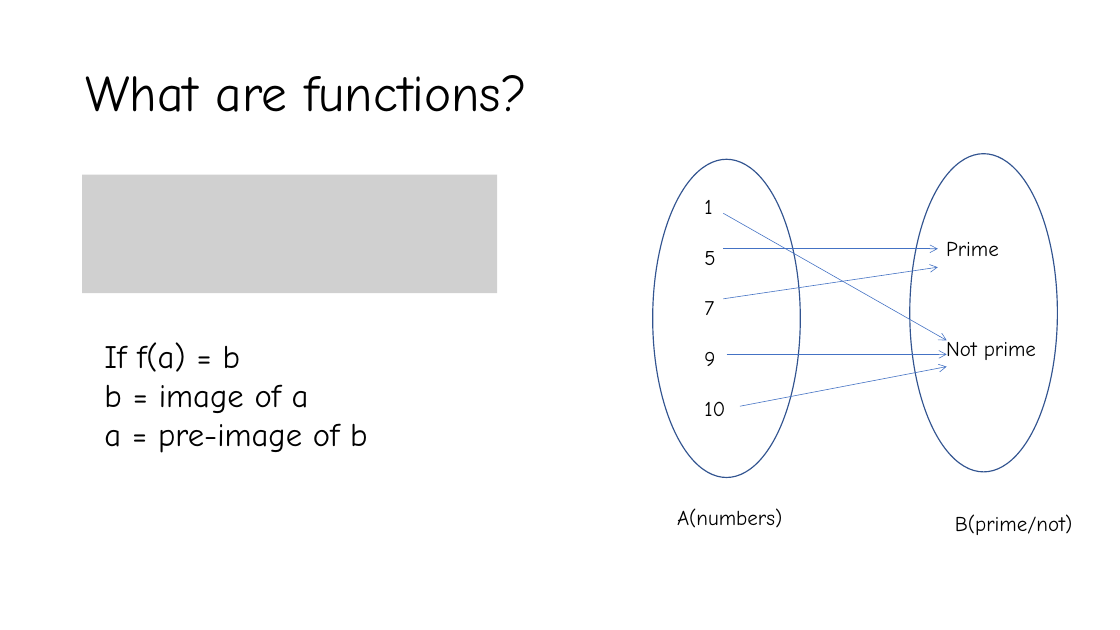
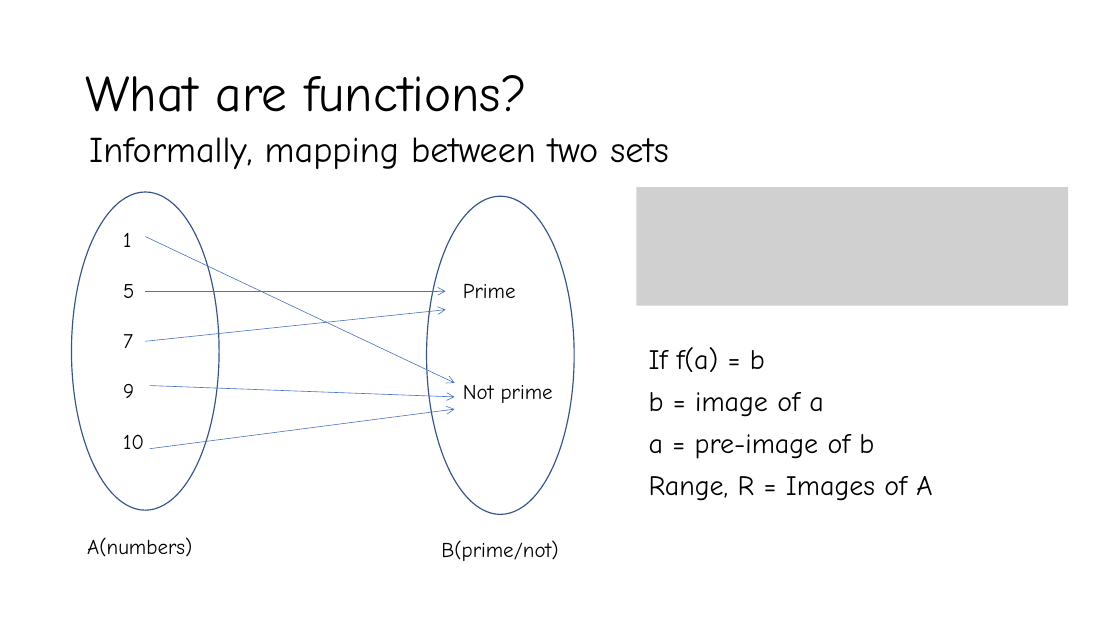
Before and after one commit to YeasirRayhanPrince/yeasirrayhanprince.github.io, a slide deck: slide 3 of cse106/slides/Lecture5.pptx (slide 4 before the commit). Drawn at 1120x630 pixels with LibreOffice and Linux fonts; fonts in the diff are those of the drawing; grey boxes stand for pictures. Boxes give left, top, right and bottom in pixels: in the first picture for what was removed or moved away, otherwise in the second. Text is boxed around its words. In the diff, an @@ line names an element or a change of style, - is before the commit and + after.

```diff
--- a/cse106/slides/Lecture5.pptx
+++ b/cse106/slides/Lecture5.pptx
@@ text added at (89,137,668,169), 31 pt, text #000000 @@
+Informally, mapping between two sets
@@ picture removed at (82,175,497,293) @@
@@ ellipse: place and size @@
-ellipse at (653,160,801,478)
+ellipse at (71,192,219,511)
@@ ellipse: place and size @@
-ellipse at (910,154,1058,472)
+ellipse at (427,197,575,515)
@@ picture added at (637,187,1069,306) @@
@@ text "1": place and size @@
-text "1" at (704,200,725,416)
+text "1" at (123,233,144,449)
@@ arrow added from (145, 237) to (455, 383), #4472C4 0.5 pt @@
@@ arrow removed from (723, 213) to (947, 340) @@
@@ arrow removed from (723, 249) to (938, 249) @@
@@ arrow removed from (723, 299) to (938, 267) @@
@@ arrow added from (145, 292) to (446, 292), #4472C4 0.5 pt @@
@@ text "Prime": place and size @@
-text "Prime" at (946,241,1036,360)
+text "Prime" at (463,283,553,403)
@@ arrow added from (145, 341) to (446, 310), #4472C4 0.5 pt @@
@@ text "If f(a) = b": place and size @@
-text "If f(a) = b" at (104,342,367,453)
+text "If f(a) = b" at (649,347,932,501)
@@ text at (649,347,874,459): size 28 to 24 pt in "If f(a) = b", "b = image of a", "a = pre-image of b"; line spacing 0.7 to 0.9 @@
@@ arrow removed from (727, 355) to (947, 355) @@
@@ arrow added from (150, 386) to (455, 397), #4472C4 0.5 pt @@
@@ arrow removed from (740, 407) to (947, 366) @@
@@ arrow added from (150, 449) to (455, 409), #4472C4 0.5 pt @@
@@ text at (649,476,932,501): paragraph added @@
+Range, R = Images of A
@@ text "A(numbers)": place and size @@
-text "A(numbers)" at (677,508,782,528)
+text "A(numbers)" at (87,537,192,557)
@@ text "B(prime/not)": place and size @@
-text "B(prime/not)" at (955,514,1072,535)
+text "B(prime/not)" at (441,540,558,561)
```
Also in this commit, not shown: 6 other slides changed, 5 slides added, 1 slide removed, 6 other files.
